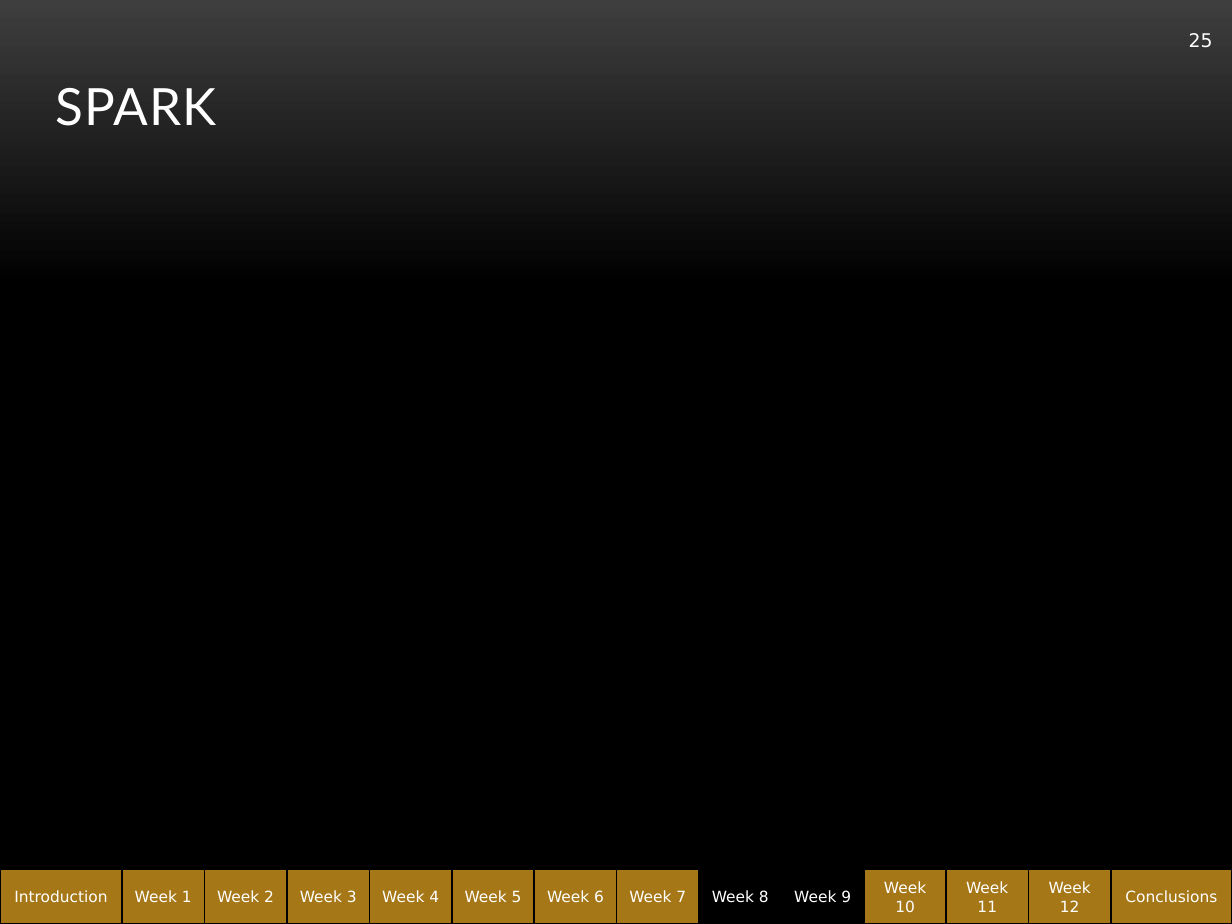
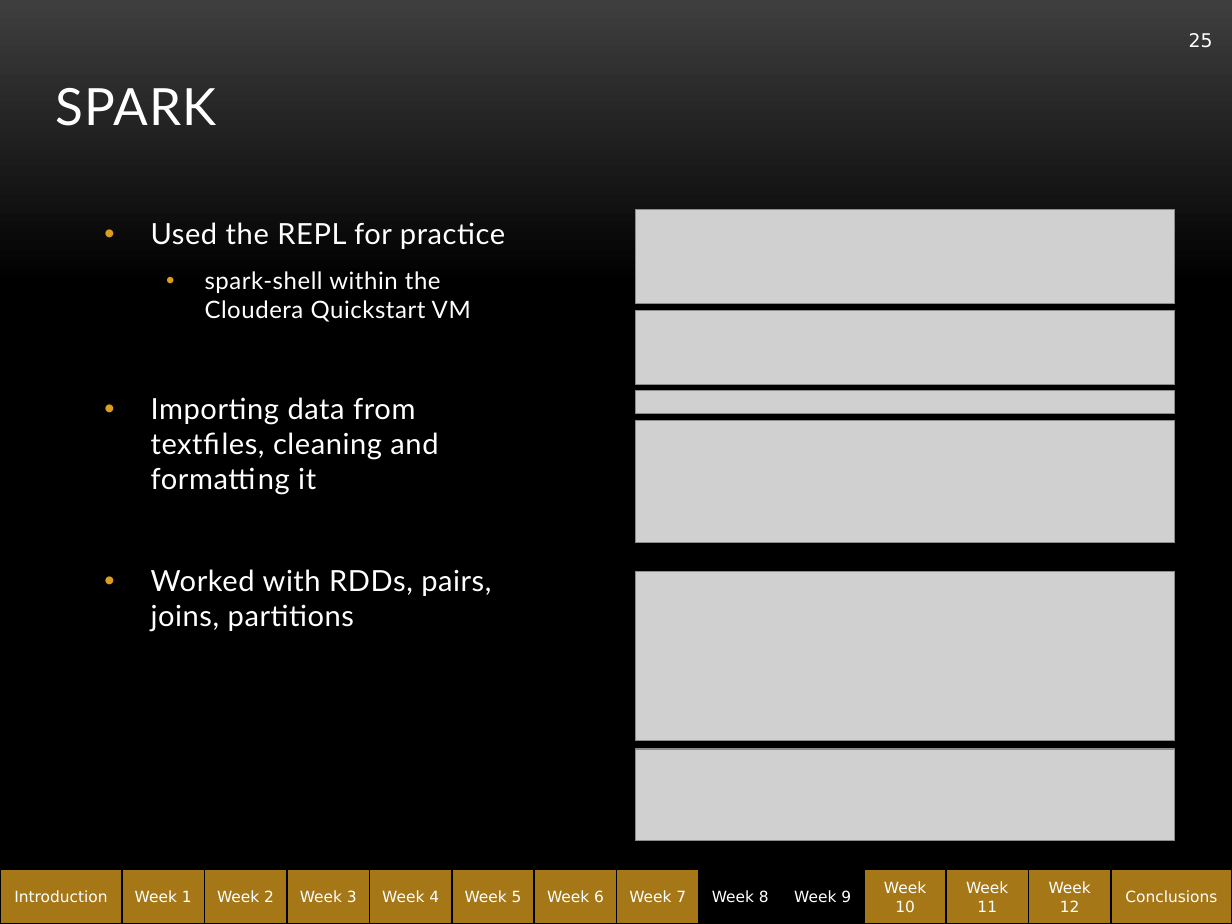
Before and after one commit to abe1ge/teletubbiesQAC, a slide deck: slide 25 of FinalPresentation.pptx. Drawn at 1232x924 pixels with LibreOffice and Linux fonts; fonts in the diff are those of the drawing; grey boxes stand for pictures; background and template pictures are left out. Boxes give left, top, right and bottom in pixels: in the first picture for what was removed or moved away, otherwise in the second. Text is boxed around its words. In the diff, an @@ line names an element or a change of style, - is before the commit and + after.

```diff
--- a/FinalPresentation.pptx
+++ b/FinalPresentation.pptx
@@ picture added at (x1=636, y1=209, x2=1175, y2=303) @@
@@ text added at (x1=151, y1=222, x2=505, y2=632), 17 pt, text #FFFFFF @@
+• Used the REPL for practice
+  • spark-shell within the Cloudera Quickstart VM
+• Importing data from textfiles, cleaning and formatting it
+• Worked with RDDs, pairs, joins, partitions
@@ picture added at (x1=636, y1=310, x2=1175, y2=384) @@
@@ picture added at (x1=636, y1=391, x2=1175, y2=414) @@
@@ picture added at (x1=636, y1=420, x2=1175, y2=542) @@
@@ picture added at (x1=636, y1=572, x2=1175, y2=740) @@
@@ picture added at (x1=636, y1=749, x2=1175, y2=840) @@
```
Also in this commit, not shown: 9 other slides changed, 3 slides added, 1 slide removed.
